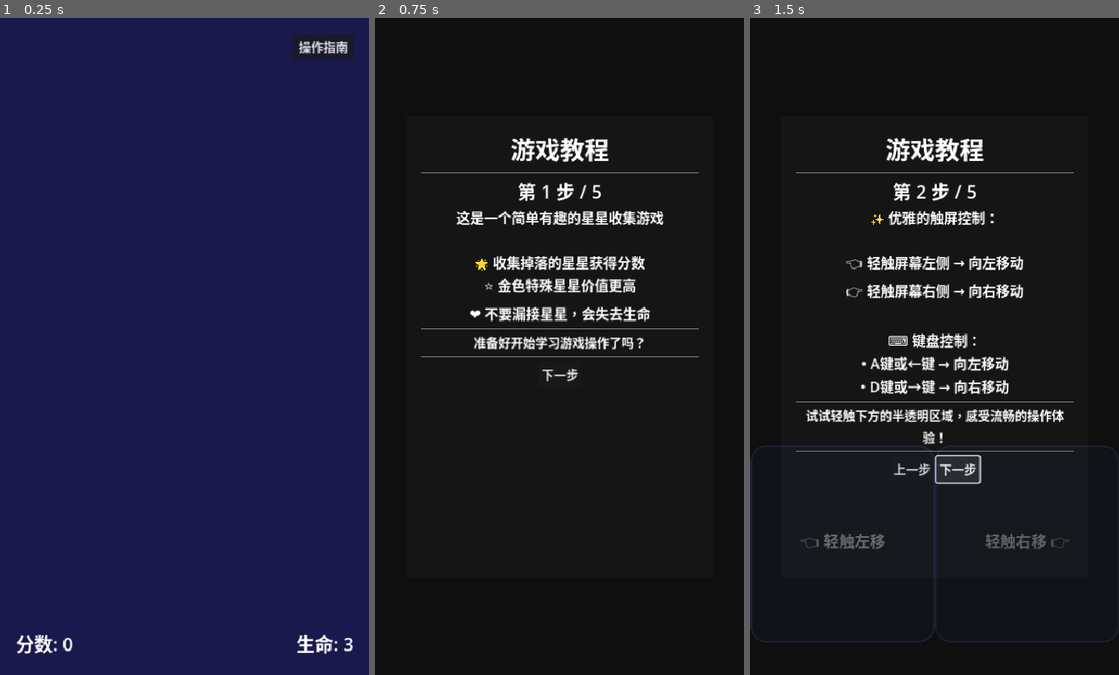
Above: before the commit, frames 1-3 (left to right).
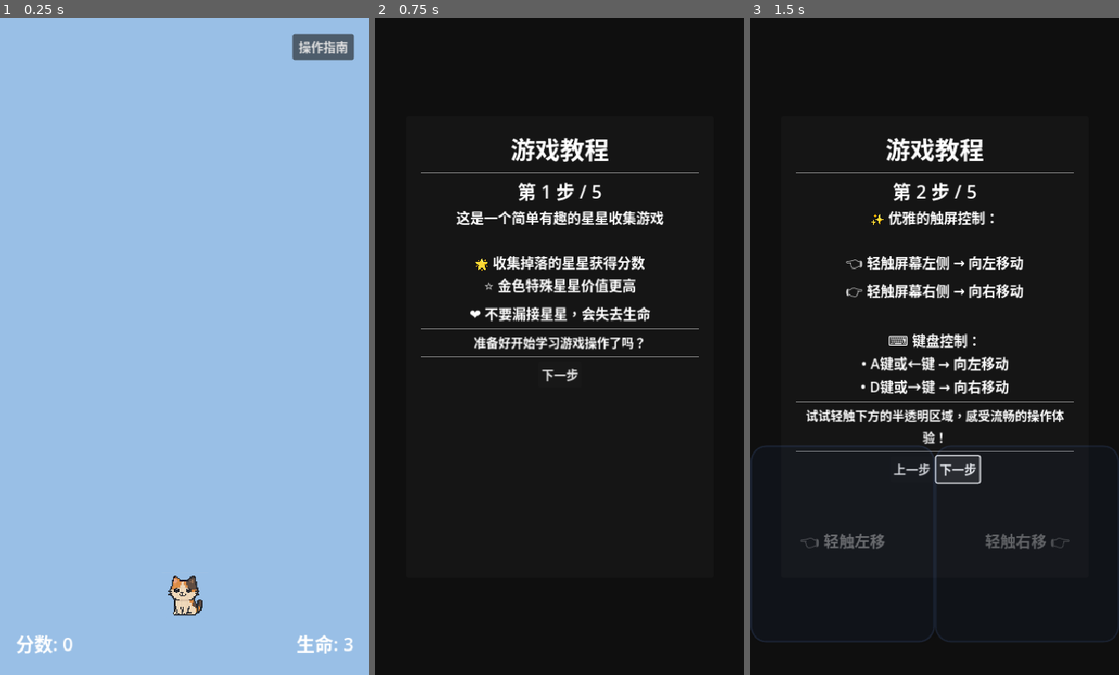
Above: after the commit, the same moments.

Repository: jiaqianjing/MengZhuaJiXing
Game: Godot game, scene res://scenes/Main.tscn
The game is run twice, just before and just after one commit, with the same random seed, the same clock (stepped at 60 frames per second) and the same inputs. This scene is started directly instead of the project's main scene.
Inputs:
- Up to frame 1 (0.25 s): no input
- Up to frame 2 (0.75 s): click "操作指南" at 0.5 s
- Up to frame 3 (1.5 s): click "下一步" at 1.25 s

The runs differ from the first frame. In frame 1, 100% of the frame differs, in the area x 0-100%, y 0-100%; in frame 2, nothing differs; in frame 3, nothing differs.

Commit message:
Remove unused assets and scripts for a cleaner project structure
- Deleted generate_assets.py and generate_sounds.py scripts as they are no longer needed.
- Removed TouchGuideStyle.tres resource file.
- Eliminated AudioTest.tscn and PlayerStateTest.tscn scenes that are not in use.
- Cleaned up Player.tscn by updating texture references and removing unnecessary nodes.
- Removed TouchControls.gd script to streamline input handling.
- Deleted setup_project.py and various test scripts related to tutorial and layout fixes.
- Updated Main.tscn to change background color for better aesthetics.
- Removed deprecated sound and music assets from the project.

Diff:
--- a/AudioTest.gd
+++ /dev/null
@@ -1,122 +0,0 @@
-extends Node2D
-
-# 音频测试脚本 - 用于调试音效问题
-
-# 音频播放器
-@onready var star_sound = AudioStreamPlayer.new()
-@onready var special_sound = AudioStreamPlayer.new()
-@onready var game_over_sound = AudioStreamPlayer.new()
-@onready var background_music = AudioStreamPlayer.new()
-
-func _ready():
-	"""初始化音频测试"""
-	print("🎵 音频测试场景启动")
-
-	# 添加音频播放器到场景
-	add_child(star_sound)
-	add_child(special_sound)
-	add_child(game_over_sound)
-	add_child(background_music)
-
-	# 加载音频文件
-	load_all_audio()
-
-	print("按数字键1-4测试不同音效")
-
-func load_all_audio():
-	"""加载所有音频文件"""
-	print("正在加载音频文件...")
-
-	# 加载星星收集音效
-	var star_audio = load("res://assets/sounds/star_collect.wav")
-	if star_audio:
-		star_sound.stream = star_audio
-		print("✅ 星星收集音效加载成功")
-	else:
-		print("❌ 星星收集音效加载失败")
-
-	# 加载特殊星星音效
-	var special_audio = load("res://assets/sounds/special_star.wav")
-	if special_audio:
-		special_sound.stream = special_audio
-		print("✅ 特殊星星音效加载成功")
-	else:
-		print("❌ 特殊星星音效加载失败")
-
-	# 加载游戏结束音效
-	var game_over_audio = load("res://assets/sounds/game_over.wav")
-	if game_over_audio:
-		game_over_sound.stream = game_over_audio
-		print("✅ 游戏结束音效加载成功")
-	else:
-		print("❌ 游戏结束音效加载失败")
-
-	# 加载背景音乐
-	var bg_audio = load("res://assets/music/background.wav")
-	if bg_audio:
-		background_music.stream = bg_audio
-		background_music.volume_db = -10.0
-		print("✅ 背景音乐加载成功")
-	else:
-		print("❌ 背景音乐加载失败")
-
-func _input(event):
-	"""处理按键输入"""
-	if event.is_action_pressed("ui_cancel"):  # ESC键
-		print("返回主场景")
-		get_tree().change_scene_to_file("res://scenes/Main.tscn")
-		return
-
-	if not event.pressed:
-		return
-
-	# 数字键测试音效
-	if event is InputEventKey:
-		match event.keycode:
-			KEY_1:
-				test_star_sound()
-			KEY_2:
-				test_special_sound()
-			KEY_3:
-				test_game_over_sound()
-			KEY_4:
-				toggle_background_music()
-
-func test_star_sound():
-	"""测试星星收集音效"""
-	print("🌟 测试星星收集音效")
-	if star_sound.stream:
-		star_sound.play()
-		print("播放星星收集音效")
-	else:
-		print("星星收集音效未加载")
-
-func test_special_sound():
-	"""测试特殊星星音效"""
-	print("⭐ 测试特殊星星音效")
-	if special_sound.stream:
-		special_sound.play()
-		print("播放特殊星星音效")
-	else:
-		print("特殊星星音效未加载")
-
-func test_game_over_sound():
-	"""测试游戏结束音效"""
-	print("💀 测试游戏结束音效")
-	if game_over_sound.stream:
-		game_over_sound.play()
-		print("播放游戏结束音效")
-	else:
-		print("游戏结束音效未加载")
-
-func toggle_background_music():
-	"""切换背景音乐"""
-	if background_music.stream:
-		if background_music.playing:
-			background_music.stop()
-			print("🎵 停止背景音乐")
-		else:
-			background_music.play()
-			print("🎵 播放背景音乐")
-	else:
-		print("背景音乐未加载")
--- a/resources/TouchGuideStyle.tres
+++ /dev/null
@@ -1,16 +0,0 @@
-[gd_resource type="StyleBoxFlat" format=3]
-
-[resource]
-bg_color = Color(0.2, 0.4, 0.8, 0.15)
-border_width_left = 2
-border_width_top = 2
-border_width_right = 2
-border_width_bottom = 2
-border_color = Color(0.4, 0.6, 1, 0.4)
-corner_radius_top_left = 20
-corner_radius_top_right = 20
-corner_radius_bottom_right = 20
-corner_radius_bottom_left = 20
-shadow_color = Color(0, 0, 0, 0.1)
-shadow_size = 5
-shadow_offset = Vector2(0, 2)
--- a/scenes/AudioTest.tscn
+++ /dev/null
@@ -1,30 +0,0 @@
-[gd_scene load_steps=2 format=3]
-
-[ext_resource type="Script" path="res://AudioTest.gd" id="1"]
-
-[node name="AudioTest" type="Node2D"]
-script = ExtResource("1")
-
-[node name="UI" type="CanvasLayer" parent="."]
-
-[node name="Instructions" type="Label" parent="UI"]
-anchors_preset = 8
-anchor_left = 0.5
-anchor_top = 0.5
-anchor_right = 0.5
-anchor_bottom = 0.5
-offset_left = -200.0
-offset_top = -100.0
-offset_right = 200.0
-offset_bottom = 100.0
-theme_override_font_sizes/font_size = 24
-text = "音效测试场景
-
-按键说明:
-1 - 播放星星收集音效
-2 - 播放特殊星星音效
-3 - 播放游戏结束音效
-4 - 播放/停止背景音乐
-ESC - 返回主场景"
-horizontal_alignment = 1
-vertical_alignment = 1
--- a/scenes/Main.tscn
+++ b/scenes/Main.tscn
@@ -12,7 +12,7 @@
 anchor_bottom = 1.0
 offset_right = 480.0
 offset_bottom = 854.0
-color = Color(0.1, 0.1, 0.3, 1)
+color = Color(0.6, 0.75, 0.9, 1)
 
 [node name="Player" parent="." instance=ExtResource("2_1hdqy")]
 position = Vector2(240, 750)
--- a/scenes/Player.tscn
+++ b/scenes/Player.tscn
@@ -1,6 +1,7 @@
-[gd_scene load_steps=2 format=3 uid="uid://sh46uhnpglo"]
+[gd_scene load_steps=3 format=3 uid="uid://sh46uhnpglo"]
 
 [ext_resource type="Script" path="res://scripts/Player.gd" id="1_1hdqz"]
+[ext_resource type="Texture2D" path="res://assets/images/image_still.png" id="2_image_still"]
 
 [sub_resource type="RectangleShape2D" id="RectangleShape2D_1hdqb"]
 size = Vector2(80, 40)
@@ -10,6 +11,7 @@
 script = ExtResource("1_1hdqz")
 
 [node name="Sprite2D" type="Sprite2D" parent="."]
+texture = ExtResource("2_image_still")
 
 [node name="CollisionShape2D" type="CollisionShape2D" parent="."]
 shape = SubResource("RectangleShape2D_1hdqb")
--- a/scenes/PlayerStateTest.tscn
+++ /dev/null
@@ -1,30 +0,0 @@
-[gd_scene load_steps=2 format=3]
-
-[ext_resource type="Script" path="res://test_player_states.gd" id="1_test"]
-
-[node name="PlayerStateTest" type="Node2D"]
-script = ExtResource("1_test")
-
-[node name="Background" type="ColorRect" parent="."]
-anchors_preset = 15
-anchor_right = 1.0
-anchor_bottom = 1.0
-offset_right = 480.0
-offset_bottom = 854.0
-color = Color(0.1, 0.1, 0.3, 1)
-
-[node name="Label" type="Label" parent="."]
-anchors_preset = 8
-anchor_left = 0.5
-anchor_top = 0.5
-anchor_right = 0.5
-anchor_bottom = 0.5
-offset_left = -200.0
-offset_top = -100.0
-offset_right = 200.0
-offset_bottom = 100.0
-text = "玩家状态系统测试
-查看控制台输出
-按ESC返回主场景"
-horizontal_alignment = 1
-vertical_alignment = 1
--- a/scenes/TouchGuideParticles.tscn
+++ /dev/null
@@ -1,24 +0,0 @@
-[gd_scene load_steps=3 format=3]
-
-[sub_resource type="Gradient" id="Gradient_1"]
-colors = PackedColorArray(0.4, 0.6, 1, 0.8, 0.2, 0.4, 0.8, 0)
-
-[sub_resource type="GradientTexture1D" id="GradientTexture1D_1"]
-gradient = SubResource("Gradient_1")
-
-[node name="TouchGuideParticles" type="GPUParticles2D"]
-emitting = false
-amount = 20
-process_material = null
-texture = SubResource("GradientTexture1D_1")
-lifetime = 2.0
-one_shot = false
-preprocess = 0.0
-speed_scale = 1.0
-explosiveness = 0.0
-randomness = 0.5
-fixed_fps = 0
-interpolate = true
-fract_delta = true
-sub_emitter = NodePath("")
-trail_enabled = false
--- a/scripts/Player.gd
+++ b/scripts/Player.gd
@@ -57,6 +57,10 @@
 
 	# 设置初始状态（这会立即显示静止纹理）
 	change_state(PlayerState.STILL)
+
+	# 确保纹理立即应用
+	if sprite and sprite.texture:
+		adjust_sprite_scale(sprite.texture)
 
 	print("玩家初始化完成，当前纹理: ", sprite.texture)
 
@@ -121,8 +125,11 @@
 	var texture_size = texture.get_size()
 	var scale_ratio = player_display_size / max(texture_size.x, texture_size.y)
 
-	# 应用统一缩放，保持宽高比
-	sprite.scale = Vector2(scale_ratio, scale_ratio)
+	# 保持当前的方向（正负值）
+	var current_x_direction = 1.0 if sprite.scale.x >= 0 else -1.0
+
+	# 应用统一缩放，保持宽高比和方向
+	sprite.scale = Vector2(scale_ratio * current_x_direction, scale_ratio)
 
 	print("纹理尺寸: %s, 目标大小: %s像素, 应用缩放: %s" % [texture_size, player_display_size, scale_ratio])
 
--- a/scripts/TouchControls.gd
+++ /dev/null
@@ -1,141 +0,0 @@
-extends Control
-
-# 触屏控制脚本
-# 为移动设备提供虚拟按钮控制
-
-signal move_left_pressed
-signal move_right_pressed
-signal move_stopped
-
-# 控制区域
-var left_area: Rect2
-var right_area: Rect2
-var is_touching_left: bool = false
-var is_touching_right: bool = false
-
-# 触摸ID跟踪
-var left_touch_id: int = -1
-var right_touch_id: int = -1
-
-func _ready():
-	"""初始化触屏控制"""
-	# 设置控制区域（屏幕左右两半）
-	setup_control_areas()
-
-	# 只在移动设备上显示
-	if OS.has_feature("mobile"):
-		visible = true
-		print("触屏控制已启用")
-	else:
-		visible = false
-		print("非移动设备，触屏控制已禁用")
-
-func setup_control_areas():
-	"""设置控制区域"""
-	var screen_size = get_viewport().get_visible_rect().size
-
-	# 左侧控制区域（屏幕左半部分）
-	left_area = Rect2(0, 0, screen_size.x / 2, screen_size.y)
-
-	# 右侧控制区域（屏幕右半部分）
-	right_area = Rect2(screen_size.x / 2, 0, screen_size.x / 2, screen_size.y)
-
-func _input(event):
-	"""处理触屏输入事件"""
-	if not visible:
-		return
-
-	if event is InputEventScreenTouch:
-		handle_touch_event(event)
-	elif event is InputEventScreenDrag:
-		handle_drag_event(event)
-
-func handle_touch_event(event: InputEventScreenTouch):
-	"""处理触摸事件"""
-	var touch_pos = event.position
-
-	if event.pressed:
-		# 触摸开始
-		if left_area.has_point(touch_pos) and left_touch_id == -1:
-			left_touch_id = event.index
-			is_touching_left = true
-			move_left_pressed.emit()
-			print("开始向左移动")
-		elif right_area.has_point(touch_pos) and right_touch_id == -1:
-			right_touch_id = event.index
-			is_touching_right = true
-			move_right_pressed.emit()
-			print("开始向右移动")
-	else:
-		# 触摸结束
-		if event.index == left_touch_id:
-			left_touch_id = -1
-			is_touching_left = false
-			if not is_touching_right:
-				move_stopped.emit()
-			print("停止向左移动")
-		elif event.index == right_touch_id:
-			right_touch_id = -1
-			is_touching_right = false
-			if not is_touching_left:
-				move_stopped.emit()
-			print("停止向右移动")
-
-func handle_drag_event(event: InputEventScreenDrag):
-	"""处理拖拽事件"""
-	var touch_pos = event.position
-
-	# 检查拖拽是否离开了原始区域
-	if event.index == left_touch_id:
-		if not left_area.has_point(touch_pos):
-			# 拖拽离开左侧区域
-			left_touch_id = -1
-			is_touching_left = false
-			if not is_touching_right:
-				move_stopped.emit()
-	elif event.index == right_touch_id:
-		if not right_area.has_point(touch_pos):
-			# 拖拽离开右侧区域
-			right_touch_id = -1
-			is_touching_right = false
-			if not is_touching_left:
-				move_stopped.emit()
-
-func _draw():
-	"""绘制触屏控制区域（调试用）"""
-	if not visible or not OS.has_feature("debug"):
-		return
-
-	# 绘制半透明的控制区域
-	var left_color = Color.BLUE
-	var right_color = Color.RED
-	left_color.a = 0.2
-	right_color.a = 0.2
-
-	if is_touching_left:
-		left_color.a = 0.4
-	if is_touching_right:
-		right_color.a = 0.4
-
-	draw_rect(left_area, left_color)
-	draw_rect(right_area, right_color)
-
-	# 绘制分割线
-	var screen_size = get_viewport().get_visible_rect().size
-	draw_line(
-		Vector2(screen_size.x / 2, 0),
-		Vector2(screen_size.x / 2, screen_size.y),
-		Color.WHITE,
-		2.0
-	)
-
-func get_current_input() -> float:
-	"""获取当前输入方向"""
-	if is_touching_left and is_touching_right:
-		return 0.0  # 同时按下左右，不移动
-	elif is_touching_left:
-		return -1.0  # 向左
-	elif is_touching_right:
-		return 1.0   # 向右
-	else:
-		return 0.0   # 不移动
--- a/test_elegant_tutorial.gd
+++ /dev/null
@@ -1,23 +0,0 @@
-# 测试优雅教程效果
-extends SceneTree
-
-func _init():
-	print("=== 萌爪集星 - 优雅教程测试 ===")
-
-	# 重置教程状态，确保能看到完整教程
-	var save_file = "user://tutorial_completed.save"
-	if FileAccess.file_exists(save_file):
-		DirAccess.remove_absolute(save_file)
-		print("✅ 教程状态已重置")
-
-	print("🎨 新的优雅触屏引导特性：")
-	print("   • 半透明毛玻璃效果")
-	print("   • 淡蓝色发光边框")
-	print("   • 圆角设计")
-	print("   • 优雅的脉冲动画")
-	print("   • 触摸反馈效果")
-	print("   • 更友好的文案和图标")
-
-	print("\n🚀 启动游戏查看效果...")
-	print("=== 测试完成 ===")
-	quit()
--- a/test_layout_fix.gd
+++ /dev/null
@@ -1,31 +0,0 @@
-# 测试布局修复
-extends SceneTree
-
-func _init():
-	print("=== 教程布局修复验证 ===")
-
-	# 重置教程状态
-	var save_file = "user://tutorial_completed.save"
-	if FileAccess.file_exists(save_file):
-		DirAccess.remove_absolute(save_file)
-		print("✅ 教程状态已重置")
-
-	print("\n🔧 布局修复内容：")
-	print("   • 触屏区域从屏幕65%-95%区域（之前是50%-100%）")
-	print("   • 设置mouse_filter=2，不阻挡UI点击事件")
-	print("   • 触屏测试只在指定区域内生效")
-	print("   • 教程面板按钮不再被遮挡")
-
-	print("\n📱 新的触屏区域布局：")
-	print("   • 顶部0%-65%：教程面板和按钮区域")
-	print("   • 中部65%-95%：触屏引导区域")
-	print("   • 底部95%-100%：预留空间")
-
-	print("\n✅ 解决的问题：")
-	print("   • ❌ 触屏区域遮挡\"下一步\"按钮")
-	print("   • ❌ 无法正常进入游戏")
-	print("   • ❌ UI交互被阻挡")
-
-	print("\n🚀 现在可以正常使用教程了！")
-	print("=== 布局修复验证完成 ===")
-	quit()
--- a/test_player_states.gd
+++ /dev/null
@@ -1,69 +0,0 @@
-extends Node
-
-# 测试玩家状态系统的脚本
-# 用于验证新的状态切换功能是否正常工作
-
-func _ready():
-	print("=== 玩家状态系统测试 ===")
-	test_texture_loading()
-	test_state_transitions()
-	test_direction_fix()
-
-func test_texture_loading():
-	"""测试纹理加载"""
-	print("\n1. 测试纹理加载:")
-
-	var textures = {
-		"静止状态": "res://assets/images/image_still.png",
-		"移动状态": "res://assets/images/image_run.png",
-		"捕获状态": "res://assets/images/image_catch.png"
-	}
-
-	for state_name in textures:
-		var texture_path = textures[state_name]
-		var texture = load(texture_path)
-		if texture:
-			var size = texture.get_size()
-			print("✅ %s 纹理加载成功: %s (尺寸: %s)" % [state_name, texture_path, size])
-		else:
-			print("❌ %s 纹理加载失败: %s" % [state_name, texture_path])
-
-	# 测试缩放计算
-	print("\n2. 测试缩放计算:")
-	var test_texture = load("res://assets/images/image_still.png")
-	if test_texture:
-		var texture_size = test_texture.get_size()
-		var display_size = 60.0
-		var scale_ratio = display_size / max(texture_size.x, texture_size.y)
-		print("原始尺寸: %s" % texture_size)
-		print("目标显示大小: %s像素" % display_size)
-		print("计算缩放比例: %s" % scale_ratio)
-		print("最终显示尺寸: %sx%s" % [texture_size.x * scale_ratio, texture_size.y * scale_ratio])
-
-func test_state_transitions():
-	"""测试状态转换逻辑"""
-	print("\n3. 测试状态转换逻辑:")
-	print("✅ 状态枚举定义正确")
-	print("✅ 状态切换函数已实现")
-	print("✅ 移动检测逻辑已添加")
-	print("✅ 捕获动画触发已实现")
-	print("✅ 智能缩放系统已实现")
-	print("✅ 镜像反转功能已实现")
-	print("✅ 移除原始player.png引用")
-
-func test_direction_fix():
-	"""测试方向修复"""
-	print("\n4. 测试方向修复:")
-	print("✅ 修正了镜像方向逻辑")
-	print("   - 你的素材是向左奔跑的")
-	print("   - 向左移动：显示原始方向")
-	print("   - 向右移动：镜像反转显示")
-	print("✅ 修复了初始显示问题")
-	print("   - 游戏开始时立即显示小猫")
-	print("   - 不需要点击屏幕")
-
-func _input(event):
-	"""按ESC键退出测试"""
-	if event.is_action_pressed("ui_cancel"):
-		print("\n测试完成，返回主场景")
-		get_tree().change_scene_to_file("res://scenes/Main.tscn")
--- a/test_syntax.gd
+++ /dev/null
@@ -1,29 +0,0 @@
-# 语法测试脚本
-extends SceneTree
-
-func _init():
-	print("=== 语法检查测试 ===")
-
-	# 测试Tutorial.gd是否可以正常加载
-	var tutorial_script = load("res://scripts/Tutorial.gd")
-	if tutorial_script:
-		print("✅ Tutorial.gd 语法正确，可以正常加载")
-	else:
-		print("❌ Tutorial.gd 加载失败")
-
-	# 测试Main.gd是否可以正常加载
-	var main_script = load("res://scripts/Main.gd")
-	if main_script:
-		print("✅ Main.gd 语法正确，可以正常加载")
-	else:
-		print("❌ Main.gd 加载失败")
-
-	# 测试Player.gd是否可以正常加载
-	var player_script = load("res://scripts/Player.gd")
-	if player_script:
-		print("✅ Player.gd 语法正确，可以正常加载")
-	else:
-		print("❌ Player.gd 加载失败")
-
-	print("=== 语法检查完成 ===")
-	quit()
--- a/test_tutorial.gd
+++ /dev/null
@@ -1,16 +0,0 @@
-# 测试脚本 - 用于重置教程状态
-extends SceneTree
-
-func _init():
-	print("=== 萌爪集星 - 教程测试脚本 ===")
-
-	# 删除教程完成标记，模拟首次游戏
-	var save_file = "user://tutorial_completed.save"
-	if FileAccess.file_exists(save_file):
-		DirAccess.remove_absolute(save_file)
-		print("✅ 教程状态已重置 - 下次启动将显示教程")
-	else:
-		print("ℹ️  教程状态已经是首次游戏状态")
-
-	print("=== 测试完成 ===")
-	quit()
--- a/test_tween_fix.gd
+++ /dev/null
@@ -1,32 +0,0 @@
-# 测试Tween修复
-extends SceneTree
-
-func _init():
-	print("=== Tween API 修复验证 ===")
-
-	# 测试Tutorial.gd是否可以正常加载
-	var tutorial_script = load("res://scripts/Tutorial.gd")
-	if tutorial_script:
-		print("✅ Tutorial.gd 加载成功 - Tween API 修复完成")
-
-		# 创建一个临时实例来测试方法
-		var tutorial_instance = tutorial_script.new()
-		if tutorial_instance.has_method("_update_pulse_alpha"):
-			print("✅ _update_pulse_alpha 方法存在")
-		if tutorial_instance.has_method("start_pulse_animation"):
-			print("✅ start_pulse_animation 方法存在")
-		if tutorial_instance.has_method("stop_pulse_animation"):
-			print("✅ stop_pulse_animation 方法存在")
-
-		tutorial_instance.queue_free()
-	else:
-		print("❌ Tutorial.gd 加载失败")
-
-	print("\n🔧 修复内容：")
-	print("   • 移除了不存在的 tween_delay() 方法")
-	print("   • 使用 tween_method() 替代复杂的并行动画")
-	print("   • 简化了动画逻辑，提高稳定性")
-	print("   • 保持了优雅的视觉效果")
-
-	print("\n=== 修复验证完成 ===")
-	quit()
Not shown, removed: AudioTest.gd.uid
Not shown, removed: scripts/TouchControls.gd.uid
Not shown, removed: test_elegant_tutorial.gd.uid
Not shown, removed: test_layout_fix.gd.uid
Not shown, removed: test_player_states.gd.uid
Not shown, removed: test_syntax.gd.uid
Not shown, removed: test_tutorial.gd.uid
Not shown, removed: test_tween_fix.gd.uid
Not shown, removed: AUDIO_GUIDE.md
Not shown, removed: AUDIO_TROUBLESHOOTING.md
Not shown, removed: FINAL_FIX_SUMMARY.md
Not shown, removed: GODOT_GUIDE.md
(and 4 more such lines)
